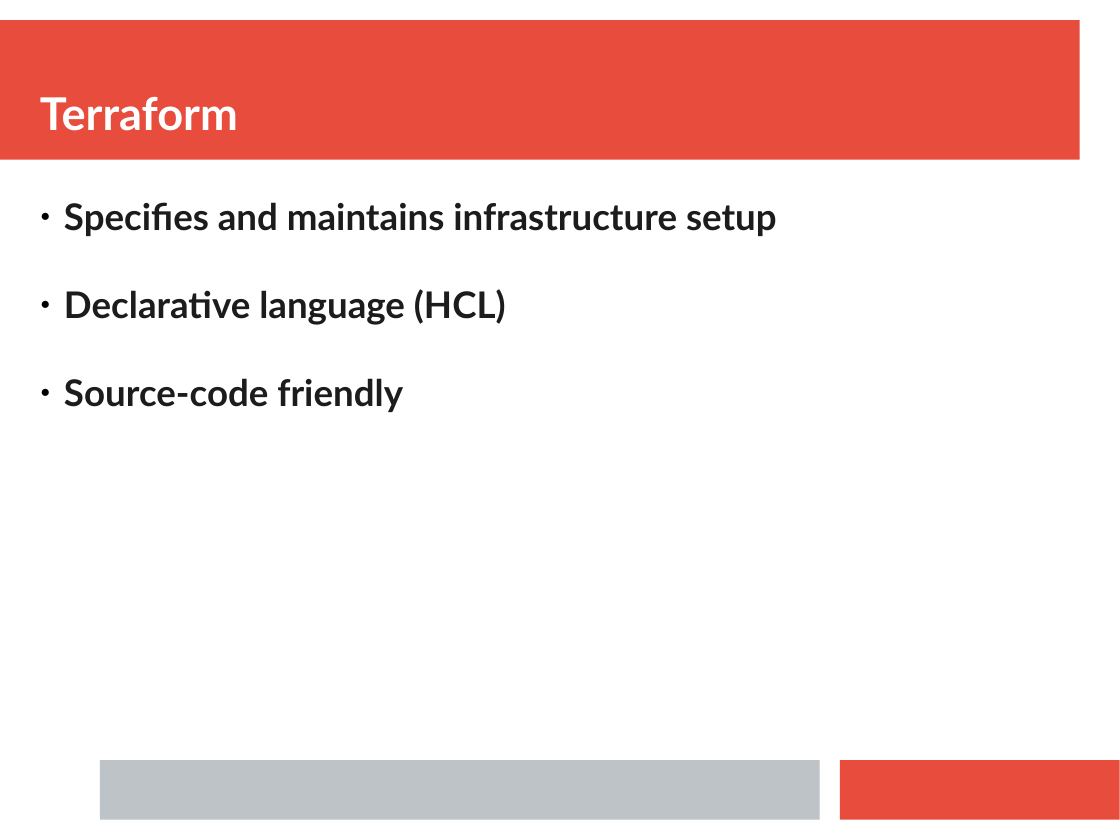
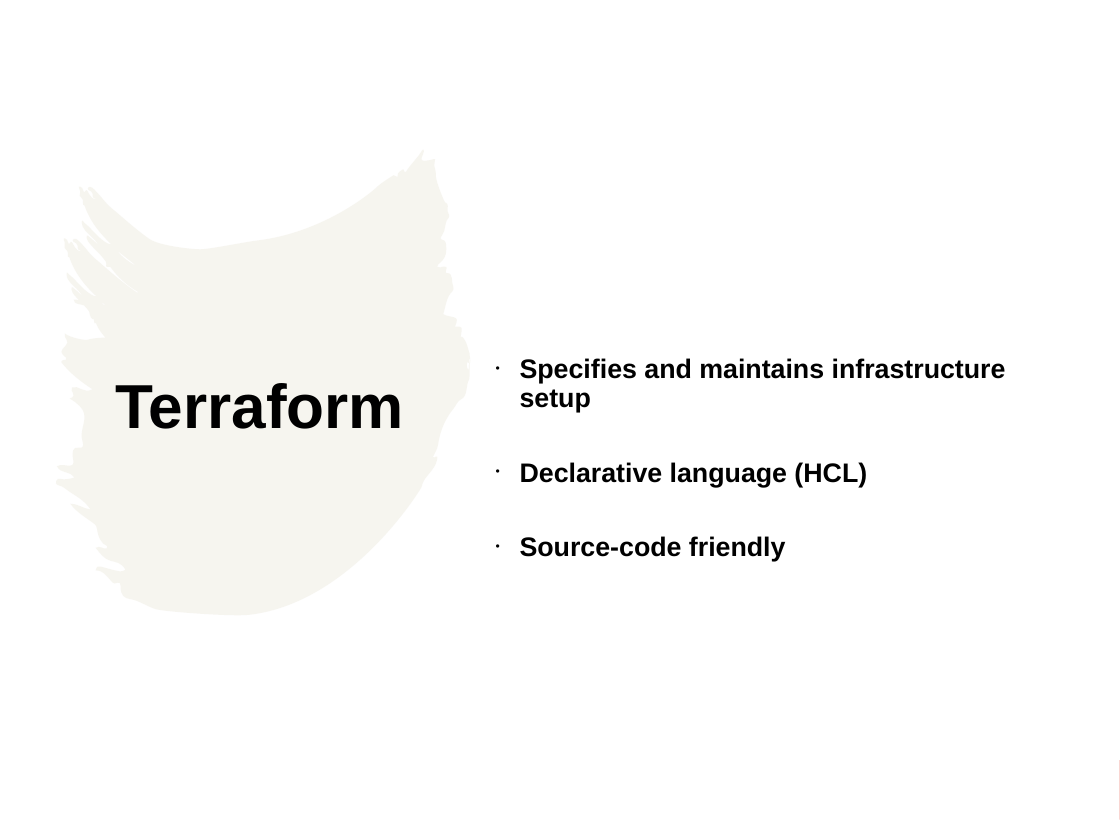
Before and after one commit to ianmiell/gitops-first-steps, a slide deck: slide 25 of slides/gitops_first_steps.pptx. Drawn at 1120x840 pixels with LibreOffice and Linux fonts; fonts in the diff are those of the drawing. Boxes give left, top, right and bottom in pixels: in the first picture for what was removed or moved away, otherwise in the second. Text is boxed around its words. In the diff, an @@ line names an element or a change of style, - is before the commit and + after.

```diff
--- a/slides/gitops_first_steps.pptx
+++ b/slides/gitops_first_steps.pptx
@@ rectangle added at (x1=0, y1=0, x2=1120, y2=840), fill #FFFFFF @@
@@ text "Specifies and maintains infrastructure setup" moved from (x1=64, y1=202, x2=777, y2=412) to (x1=520, y1=358, x2=1006, y2=562) @@
@@ text "Specifies and maintains infrastructure setup" at (x1=520, y1=358, x2=1006, y2=562): size 26 to 19 pt, font Lato to Arial, text colour #1C1C1C to #000000; bullet ● to •; line spacing 1 to 0.9; more space between paragraphs; vertical alignment top to middle @@
@@ freeform shape added at (x1=56, y1=149, x2=471, y2=616), fill #EEECE1 at 50% opacity @@
@@ text "Terraform" moved from (x1=40, y1=97, x2=238, y2=131) to (x1=116, y1=383, x2=405, y2=429) @@
@@ text "Terraform" at (x1=116, y1=383, x2=405, y2=429): size 32 to 44 pt, font Lato to Arial, text colour #FFFFFF to #000000; alignment left to centre; line spacing 1 to 0.9; more space between paragraphs; vertical alignment bottom to middle @@
@@ rectangle removed at (x1=100, y1=760, x2=819, y2=820) @@
```
Also in this commit, not shown: 33 other slides changed, 1 other file.
